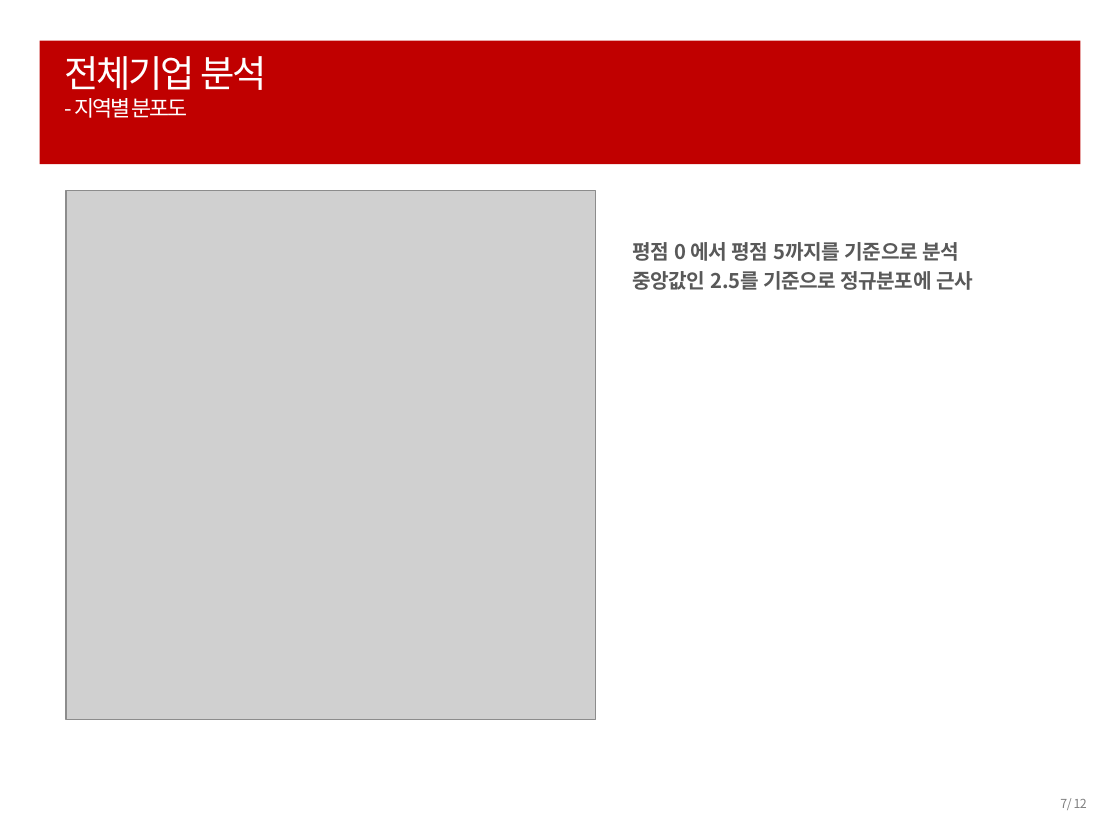
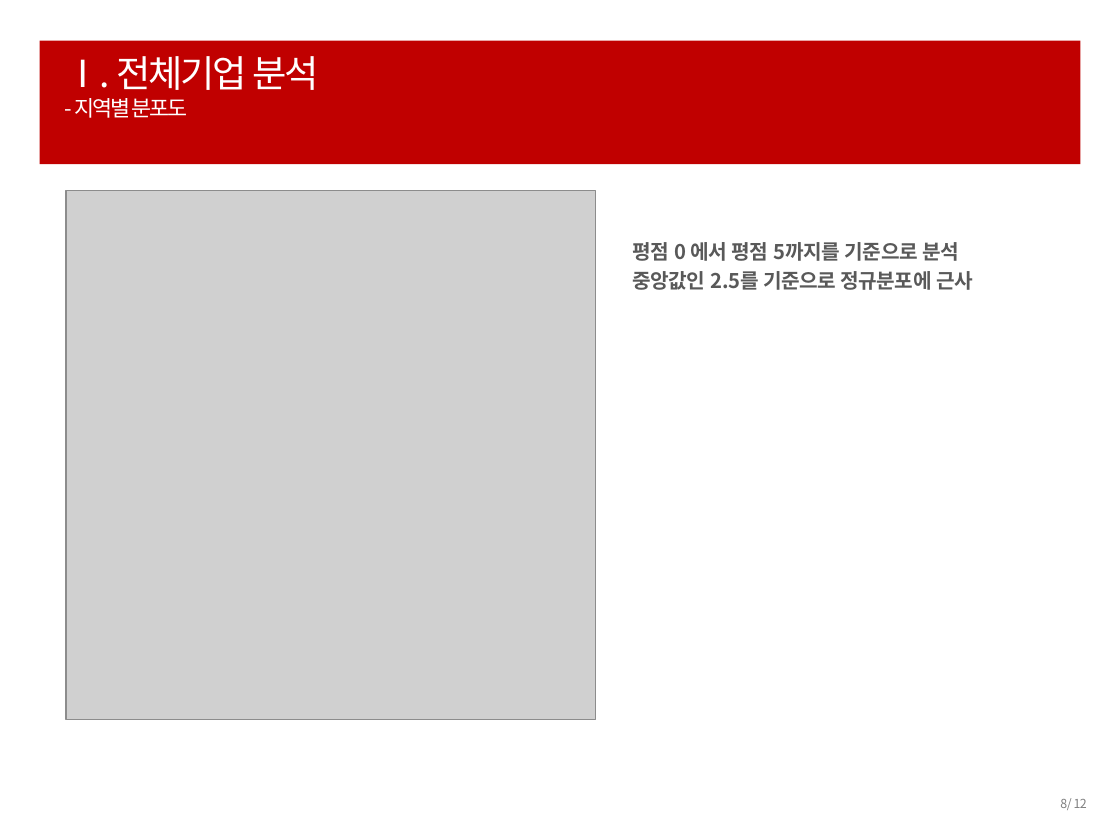
Before and after one commit to ParkHwan/R-studio, a slide deck: slide 8 of project/발표용(이경재) ppt.pptx (slide 7 before the commit). Drawn at 1120x840 pixels with LibreOffice and Linux fonts; fonts in the diff are those of the drawing; grey boxes stand for pictures. Boxes give left, top, right and bottom in pixels: in the first picture for what was removed or moved away, otherwise in the second. Text is boxed around its words. In the diff, an @@ line names an element or a change of style, - is before the commit and + after.

```diff
--- a/project/발표용(이경재) ppt.pptx
+++ b/project/발표용(이경재) ppt.pptx
@@ title at (65, 56, 318, 118): text changed; size 14 to 24 pt @@
-전체기업 분석
-- 지역별 분포도
+Ⅰ. 전체기업 분석
+- 지역별 분포도
@@ page number at (1060, 798, 1087, 810): text changed @@
-7/ 12
+8/ 12
```
Also in this commit, not shown: 5 other slides changed, 2 slides added, 8 slides removed.
